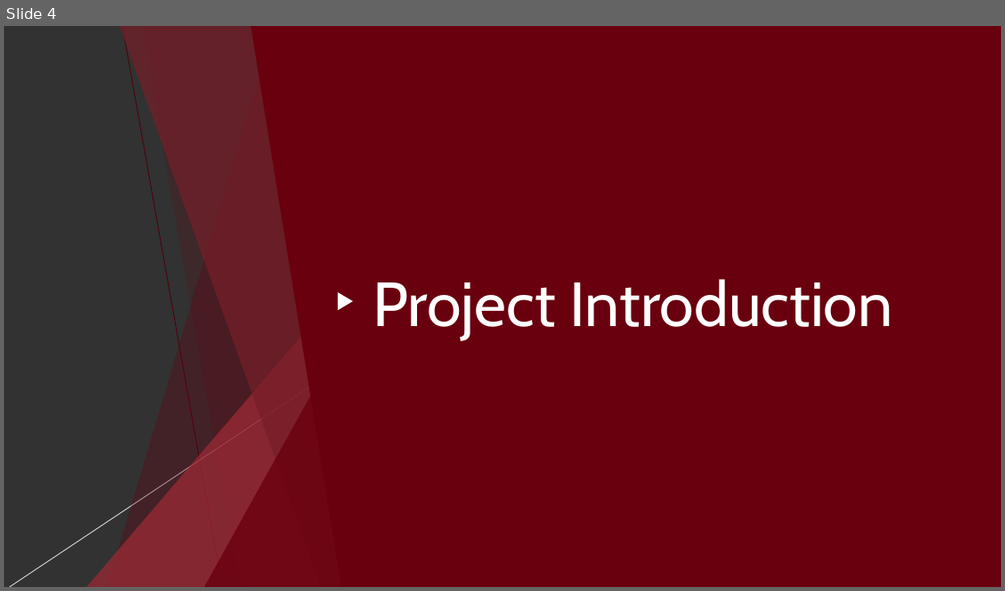
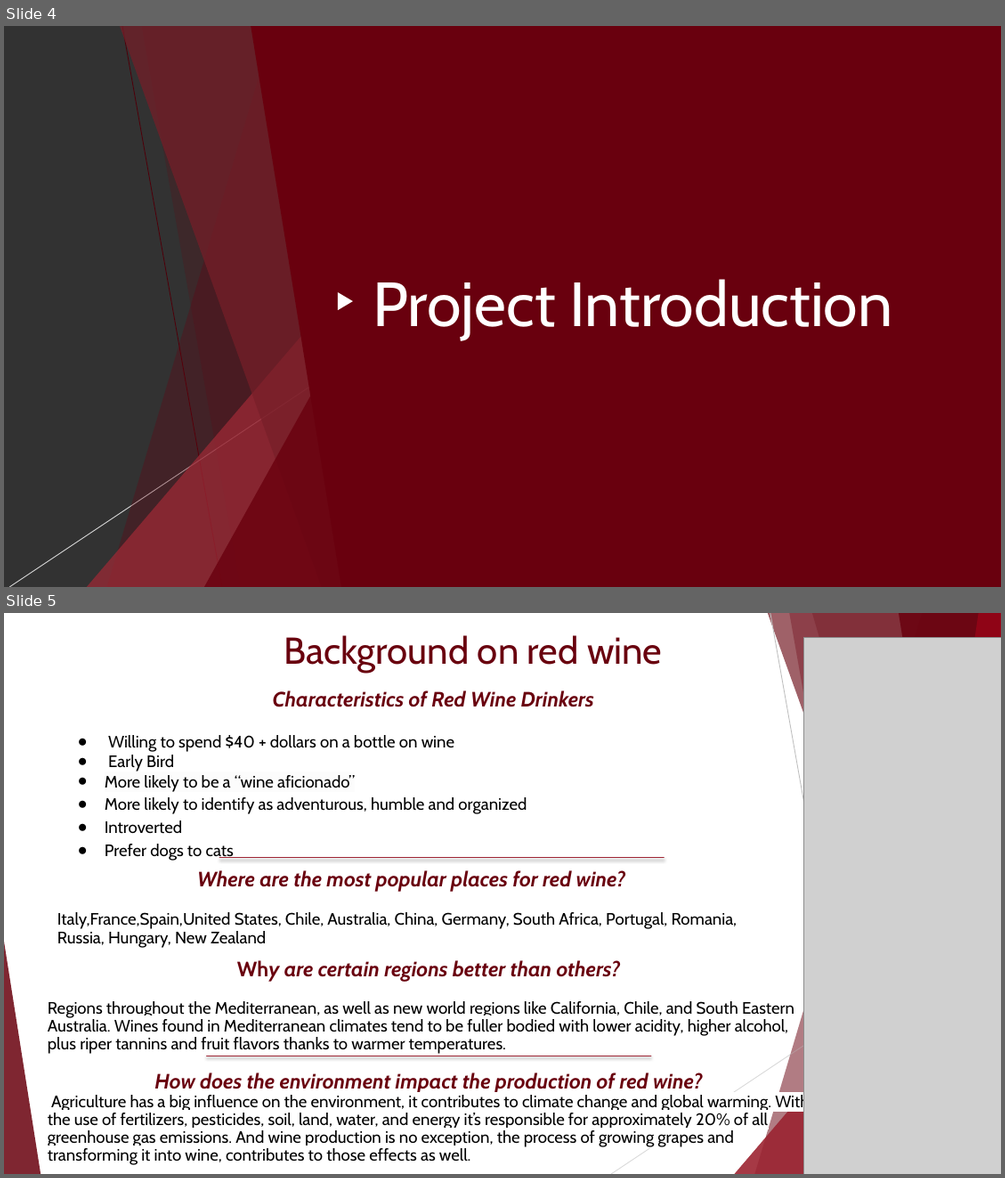
Before and after one commit to Phoebe-Moore/FinalProject, a slide deck: Red Wine Quality Analysis Presentation update.pptx. Shown one above the other, each under a label of ours: slide 4 before the commit, slides 4 and 5 after it. The pictures are 1005x591 and 1005x1178 pixels, drawn with LibreOffice and Linux fonts; fonts in the diff are those of the drawing; grey boxes stand for pictures. Boxes give left, top, right and bottom in pixels: in the first picture for what was removed or moved away, otherwise in the second. Text is boxed around its words. In the diff, an @@ line names an element or a change of style, - is before the commit and + after.

```diff
--- a/Red Wine Quality Analysis Presentation update.pptx
+++ b/Red Wine Quality Analysis Presentation update.pptx
@@ slide 5 added at (x1=4, y1=613, x2=1001, y2=1174), background #FFFFFF; not listed: 7 template elements that a slide beside it also shows @@
@@ title added at (x1=283, y1=635, x2=662, y2=673), 36 pt, text #69000E @@
+Background on red wine
@@ freeform shape added at (x1=755, y1=613, x2=1001, y2=1174), fill #69000E at 30% opacity @@
@@ line added from (770, 613) to (870, 1174), #BFBFBF 0.75 pt @@
@@ freeform shape added at (x1=789, y1=613, x2=1001, y2=1174), fill #69000E at 20% opacity @@
@@ picture added at (x1=804, y1=638, x2=1001, y2=1174) @@
@@ freeform shape added at (x1=812, y1=613, x2=1001, y2=1174), fill #771E28 at 47% opacity @@
@@ freeform shape added at (x1=896, y1=613, x2=1001, y2=1174), fill #FF0B2A at 70% opacity @@
@@ freeform shape added at (x1=898, y1=613, x2=1001, y2=1174), fill #69000E at 65% opacity @@
@@ triangle added at (x1=735, y1=862, x2=1001, y2=1174), fill #9F2936 at 72% opacity @@
@@ line added from (1001, 915) to (611, 1174), #D8D8D8 0.75 pt @@
@@ group added at (x1=48, y1=690, x2=809, y2=1165): 5 texts, 2 lines @@
+Characteristics of Red Wine Drinkers
+● Willing to spend $40 + dollars on a bottle on wine
+● Early Bird
+● More likely to be a “wine aficionado”
+● More likely to identify as adventurous, humble and organized
+● Introverted
+● Prefer dogs to cats
+Where are the most popular places for red wine?
+Italy,France,Spain,United States, Chile, Australia, China, Germany, South Africa, Portugal, Romania, Russia, Hungary, New Zealand
+Why are certain regions better than others?
+Regions throughout the Mediterranean, as well as new world regions like California, Chile, and South Eastern Australia. Wines found in Mediterranean climates tend to be fuller bodied with lower acidity, higher alcohol, plus riper tannins and fruit flavors thanks to warmer temperatures.
+How does the environment impact the production of red wine?
+Agriculture has a big influence on the environment, it contributes to climate change and global warming. With the use of fertilizers, pesticides, soil, land, water, and energy it’s responsible for approximately 20% of all greenhouse gas emissions. And wine production is no exception, the process of growing grapes and transforming it into wine, contributes to those effects as well.
```
Also in this commit, not shown: 17 other slides changed, 4 other slides added, 4 slides removed.
